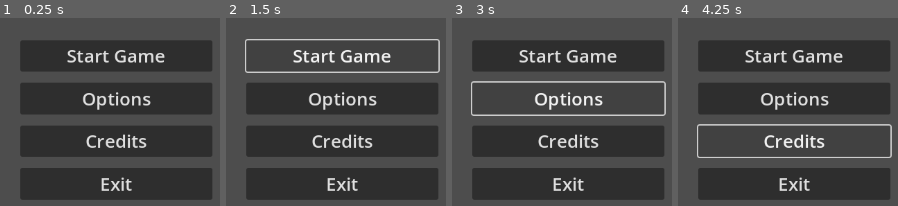
Above: before the commit, frames 1-4 (left to right).
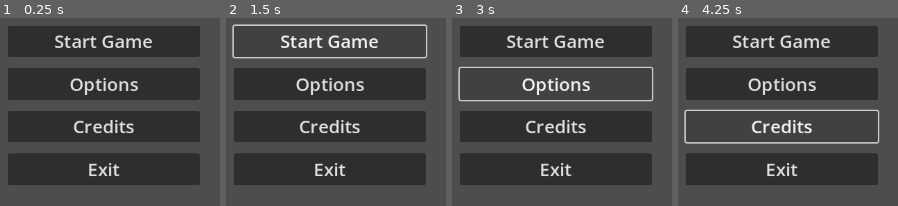
Above: after the commit, the same moments.

Repository: Gitdrasil/Gitdrasil
Game: Godot game, scene res://main_menu.tscn
Two runs of this game, one before a commit and one after it. Both use one fixed random seed, a clock stepped at 60 frames per second and the inputs below.
Inputs:
- Up to frame 1 (0.25 s): no input
- Up to frame 2 (1.5 s): click "Start Game" at 0.5 s; click "Start Game" at 1.25 s
- Up to frame 3 (3 s): click "Start Game" at 2 s; click "Options" at 2.75 s
- Up to frame 4 (4.25 s): click "Credits" at 3.5 s

The runs differ from the first frame. In frame 1, 51% of the frame differs, in the area x 3-97%, y 4-97%; in frame 2, 43%; in frame 3, 44%; in frame 4, 44%.

Commit message:
centering

Diff:
--- a/prat/new-game-project/main_menu.tscn
+++ b/prat/new-game-project/main_menu.tscn
@@ -2,15 +2,15 @@
 
 [node name="MainMenu" type="Control"]
 layout_mode = 3
-anchors_preset = 15
-anchor_right = 1.0
-anchor_bottom = 1.0
-offset_left = 18.0
-offset_top = 21.0
-offset_right = 18.0
-offset_bottom = 21.0
+anchors_preset = 8
+anchor_left = 0.5
+anchor_top = 0.5
+anchor_right = 0.5
+anchor_bottom = 0.5
 grow_horizontal = 2
 grow_vertical = 2
+size_flags_horizontal = 4
+size_flags_vertical = 4
 
 [node name="VBoxContainer" type="VBoxContainer" parent="."]
 layout_mode = 1
